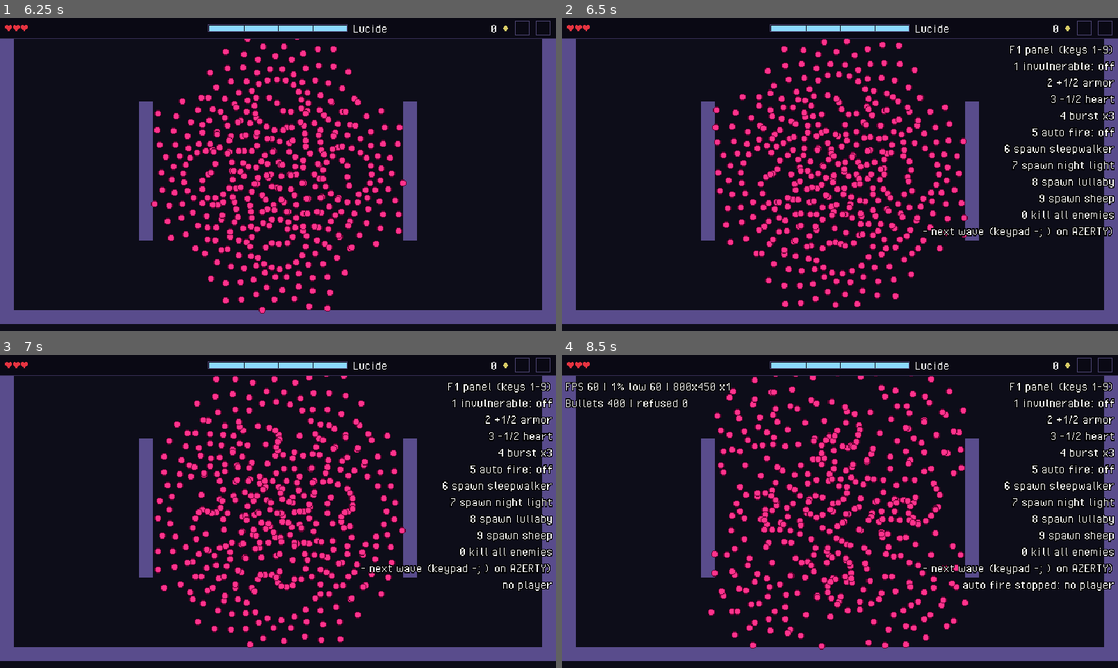
Above: before the commit, frames 1-4 (two rows, left to right).
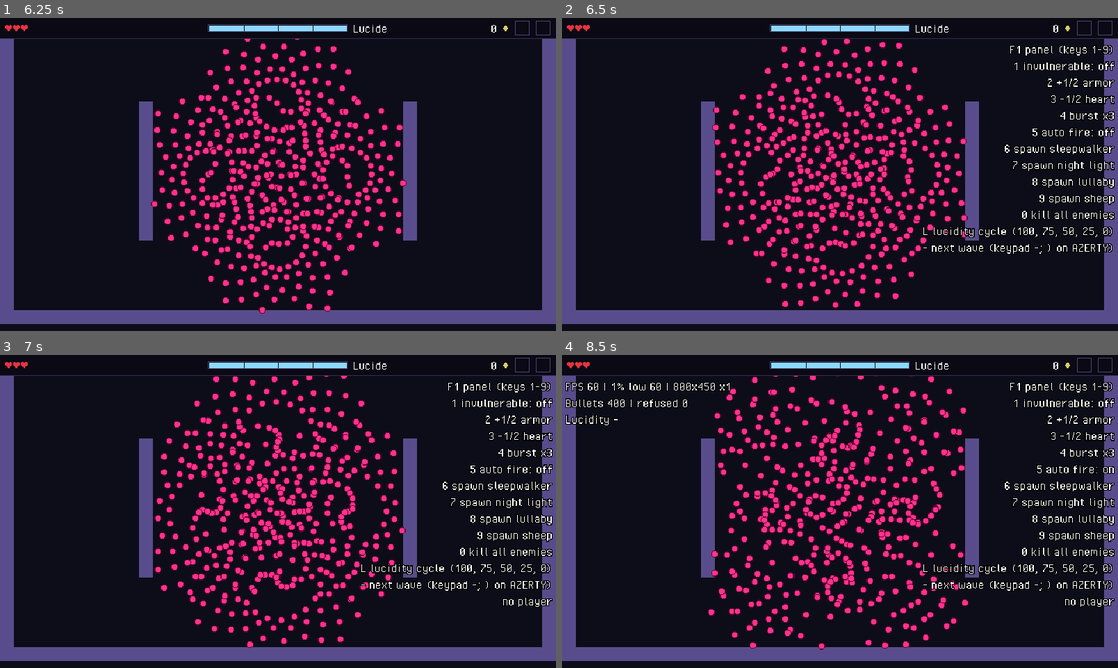
Above: after the commit, the same moments.

Repository: Kroustille/hypnagogia
Game: Godot game, scene res://main/main.tscn
Two runs of this game, one before a commit and one after it. Both use one fixed random seed, a clock stepped at 60 frames per second and the inputs below.
Inputs (mouse positions are in pixels of both pictures, inside the frame that each line leads up to):
- Up to frame 1 (6.25 s): tap Enter at 0.5 s; move the mouse to (400, 158) at 0.52 s; hold D (move_right) 0.53-1.28 s; tap Space (dash) at 0.6, 1.55, 2.1, 3.05, 4.55, 6.05 s; tap L at 0.8, 1.35, 2.3, 3.6, 5.3 s; move the mouse to (166, 190) at 1.27 s; hold S (move_down) 1.28-2.03 s; move the mouse to (333, 105) at 2.02 s; hold D (move_right) 2.03-2.78 s; move the mouse to (250, 237) at 2.77 s; hold W (move_up) 2.78-3.53 s; click (250, 237) at 2.85 s; move the mouse to (444, 221) at 3.52 s; hold A (move_left) 3.53-5.03 s; tap F5 (debug_load_test) at 4.15 s; move the mouse to (111, 127) at 4.27 s; tap 1 at 4.35 s; tap F4 (debug_slow_motion) at 4.9 s; move the mouse to (305, 174) at 5.02 s; hold S (move_down) 5.03-5.78 s; tap 2 at 5.1 s; tap F2 (debug_toggle_collisions) at 5.65 s; move the mouse to (194, 96) at 5.77 s; hold D (move_right) from 5.78 s (still down); tap 3 at 5.85 s
- Up to frame 2 (6.5 s): keep holding D (move_right); tap F1 (debug_toggle_panel) at 6.4 s
- Up to frame 3 (7 s): move the mouse to (400, 495) at 6.52 s; release D (move_right) at 6.53 s; hold W (move_up) from 6.53 s (still down); tap 4 at 6.6 s; tap L at 6.8 s
- Up to frame 4 (8.5 s): tap F3 (debug_toggle_perf) at 7.15 s; move the mouse to (728, 527) at 7.27 s; release W (move_up) at 7.28 s; hold D (move_right) 7.28-8.03 s; tap 5 at 7.35 s; tap Space (dash) at 7.55 s; move the mouse to (895, 442) at 8.02 s; hold S (move_down) from 8.03 s (still down); tap 6 at 8.1 s; tap L at 8.3 s

Frame 1 is identical in both runs. In frame 2, 1.3% of the frame differs, in the area x 64-99%, y 66-76%; in frame 3, 1.4%; in frame 4, 1.9%, in the area x 0-100%, y 19-81%.

Commit message:
feat(debug): set lucidity from f1 panel and show tier in f3 overlay
Co-Authored-By: Claude Sonnet 5.5 <noreply@anthropic.com>

Diff:
--- a/game/debug/debug_panel.gd
+++ b/game/debug/debug_panel.gd
@@ -12,6 +12,8 @@
 const BURST_SPREAD_DEGREES: float = 15.0
 const AUTO_FIRE_INTERVAL: float = 0.25 # seconds
 const REFRESH_INTERVAL: float = 0.25
+## Values the L key cycles through: one per lucidity tier (story 3.1).
+const LUCIDITY_PRESETS: PackedInt32Array = [100, 75, 50, 25, 0]
 
 ## Debug request of the spawn commands: top center of the playable area, replaced by the room when too close.
 const SPAWN_REQUEST: Vector2 = Vector2(304, 40)
@@ -21,6 +23,7 @@
 const SHEEP_DEF: EnemyDef = preload("res://data/enemies/sheep.tres")
 
 var _auto_fire: bool = false
+var _lucidity_preset: int = -1
 var _auto_ticks: float = 0.0
 var _last_message: String = ""
 var _since_refresh: float = 0.0
@@ -65,6 +68,8 @@
 			_spawn(SHEEP_DEF, "sheep")
 		KEY_0:
 			_kill_all()
+		KEY_L:
+			_cycle_lucidity()
 		KEY_MINUS, KEY_KP_SUBTRACT:
 			_next_wave()
 		_:
@@ -156,6 +161,16 @@
 		return
 	runner.force_next_wave()
 	_log("next wave (%d)" % runner.wave_number())
+
+
+## Sets the lucidity to the next preset, through the same public method as the game rules.
+func _cycle_lucidity() -> void:
+	var player: Player = _find_player()
+	if player == null:
+		return
+	_lucidity_preset = (_lucidity_preset + 1) % LUCIDITY_PRESETS.size()
+	player.lucidity.set_value(LUCIDITY_PRESETS[_lucidity_preset])
+	_log("lucidity set to %d" % player.lucidity.value)
 
 
 func _fire_burst() -> void:
@@ -237,10 +252,12 @@
 		"8 spawn lullaby",
 		"9 spawn sheep",
 		"0 kill all enemies",
+		"L lucidity cycle (100, 75, 50, 25, 0)",
 		"- next wave (keypad -; ) on AZERTY)",
 	])
 	if player != null:
 		var health: Health = player.health
+		lines.append("lucidity %d (%s)" % [player.lucidity.value, Lucidity.Tier.find_key(player.lucidity.live_tier)])
 		lines.append("hearts %d/%d  armor %d  cap %d" % [
 			health.half_hearts, health.max_half_hearts, health.armor, health.cap_half_hearts()])
 	var room: Arena = get_tree().get_first_node_in_group(Const.GROUP_ROOM) as Arena
--- a/game/debug/perf_overlay.gd
+++ b/game/debug/perf_overlay.gd
@@ -57,12 +57,21 @@
 	var size: Vector2i = get_window().size
 	var factor: int = Const.integer_scale(size)
 	var bullets: Vector2i = _bullet_counts()
-	_label.text = "FPS %d | 1%% low %d | %dx%d x%d\nBullets %d | refused %d" % [
+	_label.text = "FPS %d | 1%% low %d | %dx%d x%d\nBullets %d | refused %d\n%s" % [
 		roundi(Engine.get_frames_per_second()),
 		roundi(_one_percent_low()),
 		size.x, size.y, factor,
 		bullets.x, bullets.y,
+		_lucidity_text(),
 	]
+
+
+## Live lucidity of the player in the room, or a dash when there is none (live, refreshed with the overlay).
+func _lucidity_text() -> String:
+	var player: Player = get_tree().get_first_node_in_group(Const.GROUP_PLAYER) as Player
+	if player == null:
+		return "Lucidity -"
+	return "Lucidity %d (%s)" % [player.lucidity.value, Lucidity.Tier.find_key(player.lucidity.live_tier)]
 
 
 ## Sum of (active, refused) over every BulletManager, found by node group. Called at 2 Hz only.
--- a/game/debug/perf_overlay.tscn
+++ b/game/debug/perf_overlay.tscn
@@ -16,6 +16,6 @@
 offset_left = 4.0
 offset_top = 28.0
 offset_right = 300.0
-offset_bottom = 66.0
+offset_bottom = 80.0
 theme_override_colors/font_outline_color = Color(0, 0, 0, 1)
 theme_override_constants/outline_size = 4
